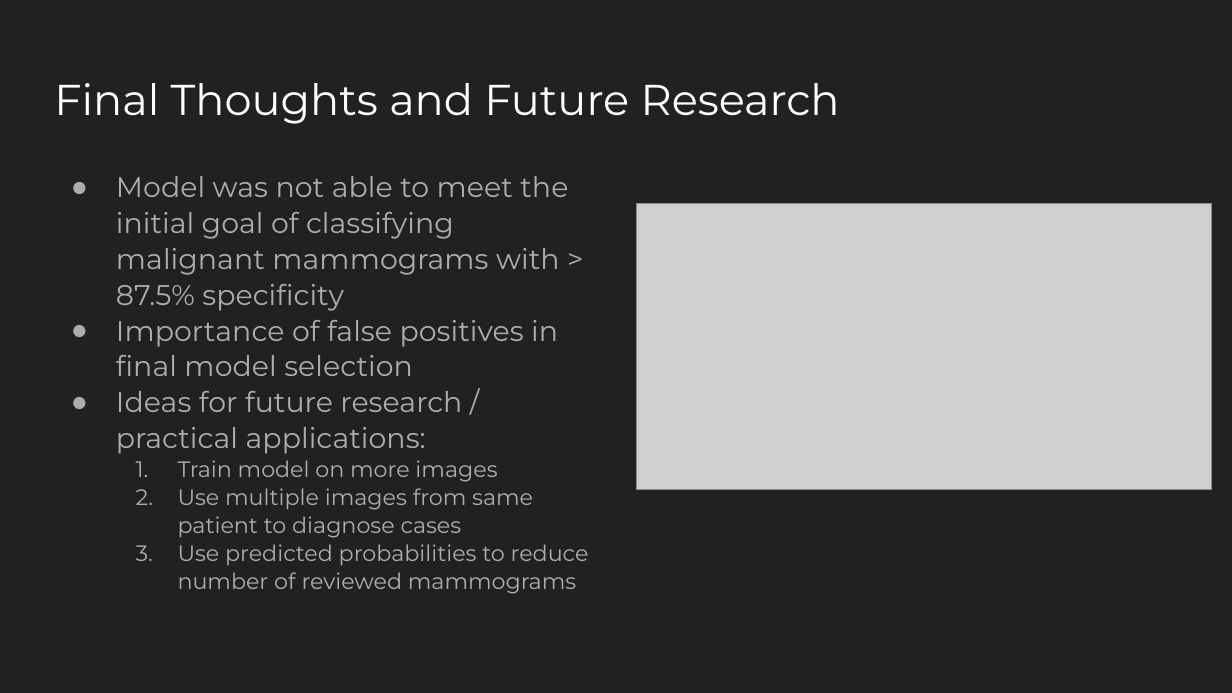
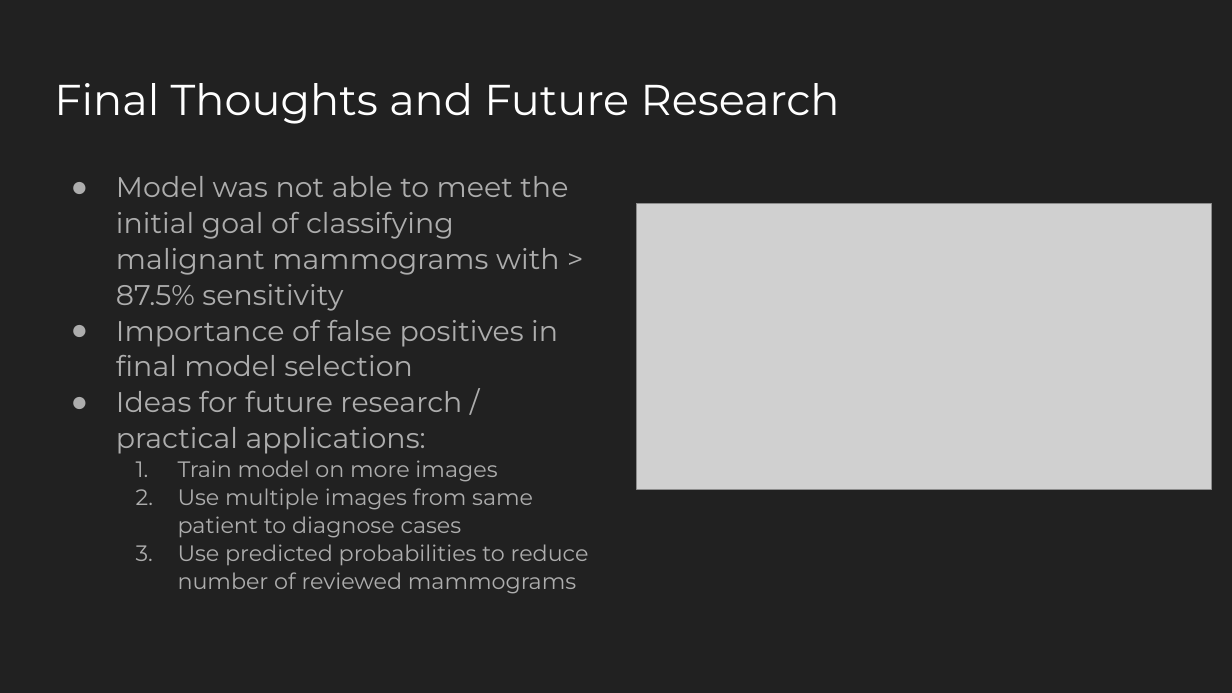
Before and after one commit to nick-mcccormack/Springboard, a slide deck: slide 15 of springboard_capstone_3/reports/Capstone_Three_Final_Slides_NGM .pptx. Drawn at 1232x693 pixels with LibreOffice and Linux fonts; fonts in the diff are those of the drawing; grey boxes stand for pictures. Boxes give left, top, right and bottom in pixels: in the first picture for what was removed or moved away, otherwise in the second. Text is boxed around its words. In the diff, an @@ line names an element or a change of style, - is before the commit and + after.

Commit message:
Adding decile analysis to modeling notebook, report, and deck

```diff
--- a/springboard_capstone_3/reports/Capstone_Three_Final_Slides_NGM .pptx
+++ b/springboard_capstone_3/reports/Capstone_Three_Final_Slides_NGM .pptx
@@ text at (116, 176, 568, 311): text changed @@
-● Model was not able to meet the initial goal of classifying malignant mammograms with > 87.5% specificity
+● Model was not able to meet the initial goal of classifying malignant mammograms with > 87.5% sensitivity
```
Also in this commit, not shown: 4 other slides changed, 4 other files.
